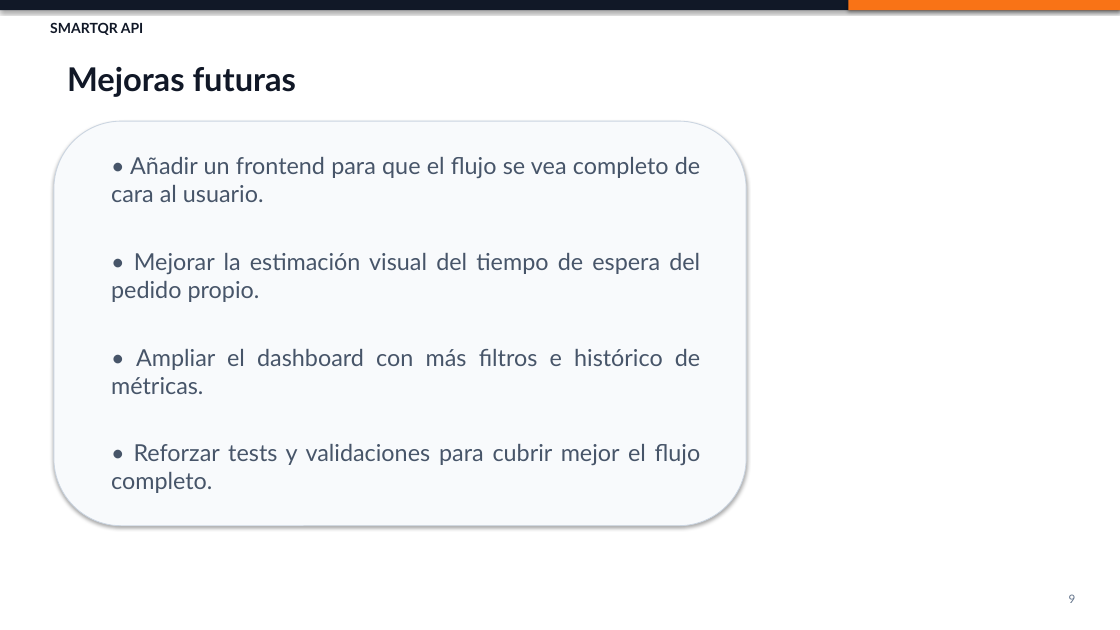
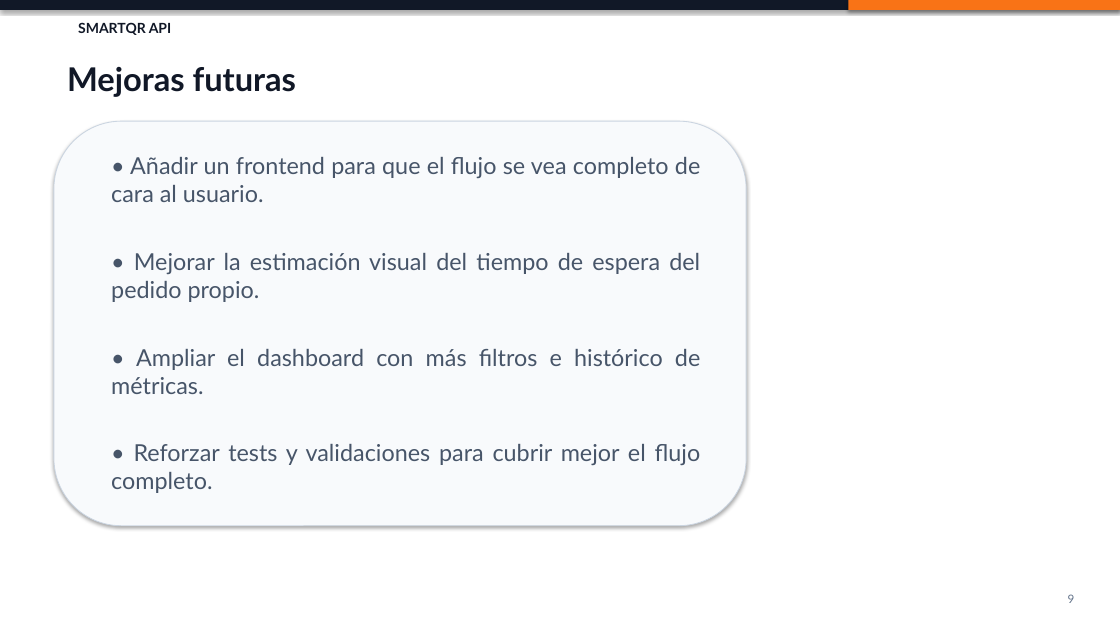
Before and after one commit to fcomanuelcandela90-dev/SmartQR_API, a slide deck: slide 9 of docs/SMARTQR_PRESENTATION.pptx. Drawn at 1120x630 pixels with LibreOffice and Linux fonts; fonts in the diff are those of the drawing. Boxes give left, top, right and bottom in pixels: in the first picture for what was removed or moved away, otherwise in the second. Text is boxed around its words. In the diff, an @@ line names an element or a change of style, - is before the commit and + after.

Commit message:
docs: finalize SmartQR delivery materials

```diff
--- a/docs/SMARTQR_PRESENTATION.pptx
+++ b/docs/SMARTQR_PRESENTATION.pptx
@@ text "SMARTQR API" moved from (x1=50, y1=22, x2=144, y2=35) to (x1=78, y1=22, x2=172, y2=35) @@
```
Also in this commit, not shown: 8 other slides changed, 6 other files.
